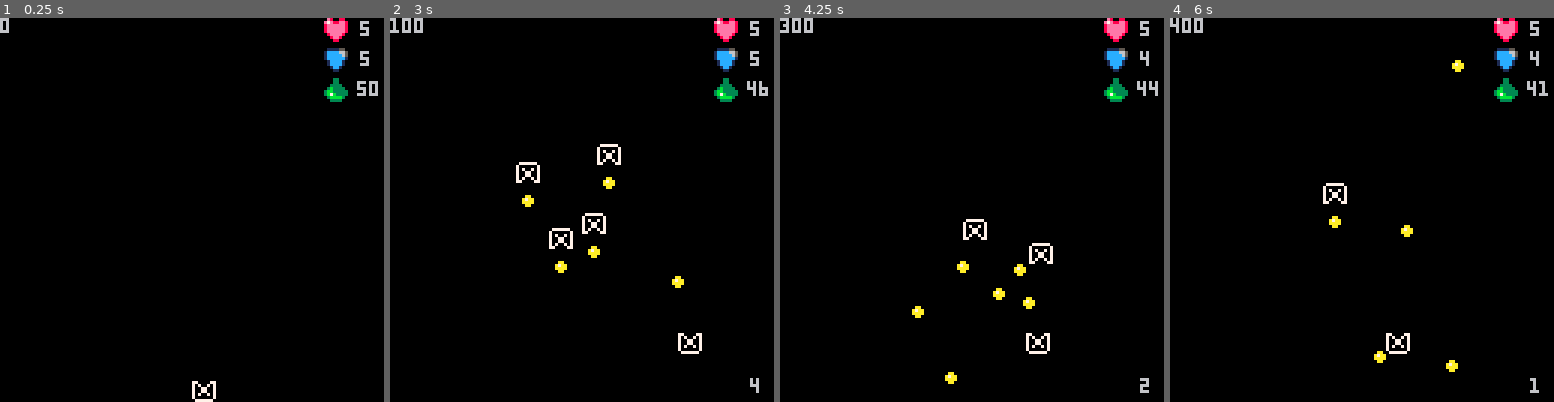
Above: before the commit, frames 1-4 (left to right).
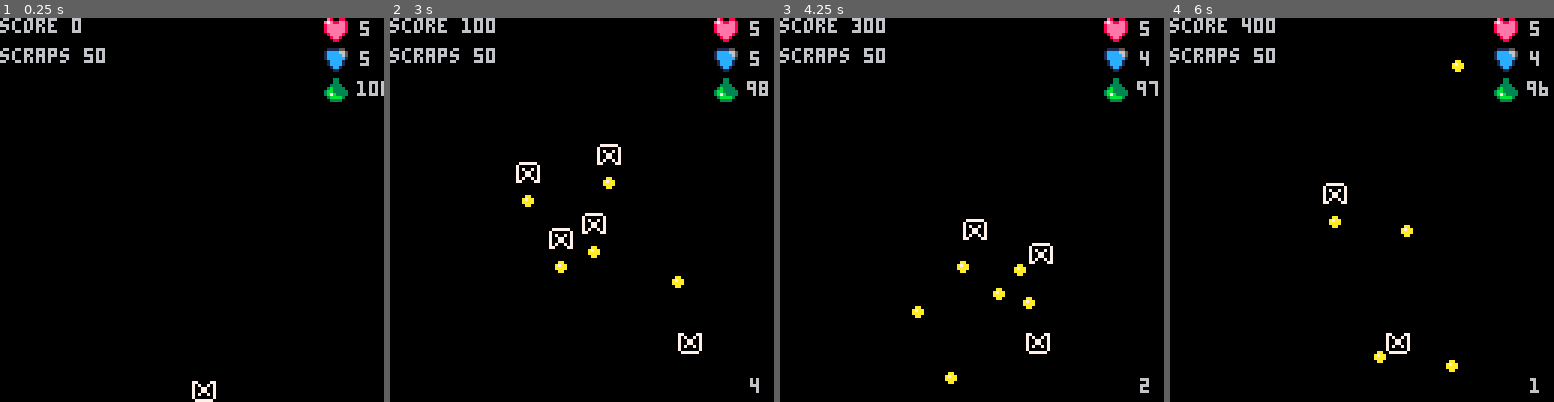
Above: after the commit, the same moments.

Repository: NinetiesPaul/Orion-s-Defender
Game: PICO-8 cartridge orionsdefender.p8
Same seed, same stepped clock (60 frames per second), same inputs: the game is played once before the commit and once after it.
Inputs:
- Up to frame 1 (0.25 s): no input
- Up to frame 2 (3 s): tap X (X key) at 0.33, 1.07, 1.85, 2.97 s; tap O (Z key) at 0.7, 1.7, 2.1, 2.5, 2.9 s; hold Right 1.6-2.1 s; hold Up 2.15-2.42 s; hold Right from 2.47 s (still down)
- Up to frame 3 (4.25 s): release Right at 3.03 s; hold Left 3.08-3.58 s; tap O (Z key) at 3.3, 3.7, 4.1 s; hold Down 3.63-3.97 s; hold Right from 4.02 s (still down); tap X (X key) at 4.08 s
- Up to frame 4 (6 s): tap O (Z key) every 0.4 s from 4.5 to 5.7 s; release Right at 4.68 s; hold Up 4.73-5.03 s; hold Left 5.08-5.68 s; tap X (X key) at 5.2 s; hold Down from 5.73 s (still down)

The runs differ from the first frame. In frame 1, 0.9% of the frame differs, in the area x 0-100%, y 0-21%; in frame 2, 0.9%; in frame 3, 0.9%; in frame 4, 1.0%, in the area x 0-99%, y 0-20%.

Commit message:
added difficulty variable; added scraps; added fuel_comsumption variable

Diff:
--- a/orionsdefender.p8
+++ b/orionsdefender.p8
@@ -5,31 +5,30 @@
 ship_image = 017
 ship_x = 64
 ship_y = 120
-fuel = 51
+fuel = 101
+fuel_comsumption = 0.025
 health = 5
 armor = 5
 score = 0
+difficulty = 1
+scraps = 50
 
 clock = 0
 
 battling = false
 battle = false
+rewards = false
+rewards_given = false
 
 enemies = {}
 enemy_bullets = {}
 enemy_count = 0
 
-rewards = false
-rewards_given = false
-
-r_fuel = 0
-r_armor = 0
-r_health = 0
-
 function _draw()
  if battling == false then
   cls()
-  print(score,0,0)
+  print("score " .. score,0,0)
+  print("scraps " .. scraps,0,10)
 
   spr(003,108,0)
   print(health,120,1)
@@ -43,7 +42,8 @@
  end
  if battling == true then
   cls()
-  print(score,0,0)
+  print("score " .. score,0,0)
+  print("scraps " .. scraps,0,10)
 
   spr(003,108,0)
   print(health,120,1)
@@ -63,6 +63,8 @@
  if health <= 0 or fuel <= 0 then
   cls()
   print("game over",44,64)
+  if (health <= 0) print("you were destroyed",54,72)
+  if (fuel <= 0) print("you ran out of fuel",34,72)
 
   battling = false
   battle = false
@@ -72,9 +74,8 @@
   cls()
 
   print("you've won!", 40,64)
-  print("added "..r_fuel.." fuel.", 40,72)
-  print("added "..r_armor.." armor.", 40,80)
-  print("added "..r_health.." health.", 40,88)
+  print("added "..r_fuel.." fuel", 40,72)
+  print("added "..r_scraps.." scraps", 40,80)
   destroy()
  end
 end
@@ -83,7 +84,7 @@
  clock+=1
  move()
  fire()
- if (rewards != true) fuel-=0.05
+ if (rewards != true) fuel-=fuel_comsumption
  if (clock % 30 == 0 and battling == false and rewards == false) create_encounter()
  foreach(enemies, move_enemy)
  foreach(bullets, move_bullet)
@@ -129,20 +130,14 @@
  end
 end
 
-function destroy()
- for e in all(enemies) do
-  del(enemies,e)
- end
- for eb in all(enemy_bullets) do
-  del(enemy_bullets,eb)
- end
-end
-
 function give_rewards()
- x = flr(rnd(10))
- if (x == 0) x = 1
+ x = flr(rnd(5))
+ if (x == 0) x = 1 * difficulty
  fuel += x
  r_fuel = x
+ scraps_reward = x * 10
+ scraps += scraps_reward
+ r_scraps = scraps_reward
  rewards_given= true
 end
 
@@ -150,6 +145,15 @@
  if btnp(4) or btnp(5) then
   rewards = false
   rewards_given = false
+ end
+end
+
+function destroy()
+ for e in all(enemies) do
+  del(enemies,e)
+ end
+ for eb in all(enemy_bullets) do
+  del(enemy_bullets,eb)
  end
 end
 -->8
@@ -226,6 +230,7 @@
 function create_enemy_bullet(e)
  for e in all(enemies) do
   local enemy_bullet = {}
+  enemy_bullet.damage = difficulty * 1
   enemy_bullet.x = e.x
   enemy_bullet.y = e.y+8
   enemy_bullet.dy = e.dy
@@ -249,8 +254,8 @@
     eb.y >= ship_y-4 and
     eb.y <= ship_y+6 then
   del(enemy_bullets,eb)
-  if (armor == 0) health-=1
-  if (armor > 0) armor-=1
+  if (armor == 0) health-=eb.damage
+  if (armor > 0) armor-=eb.damage
  end
 end
 
